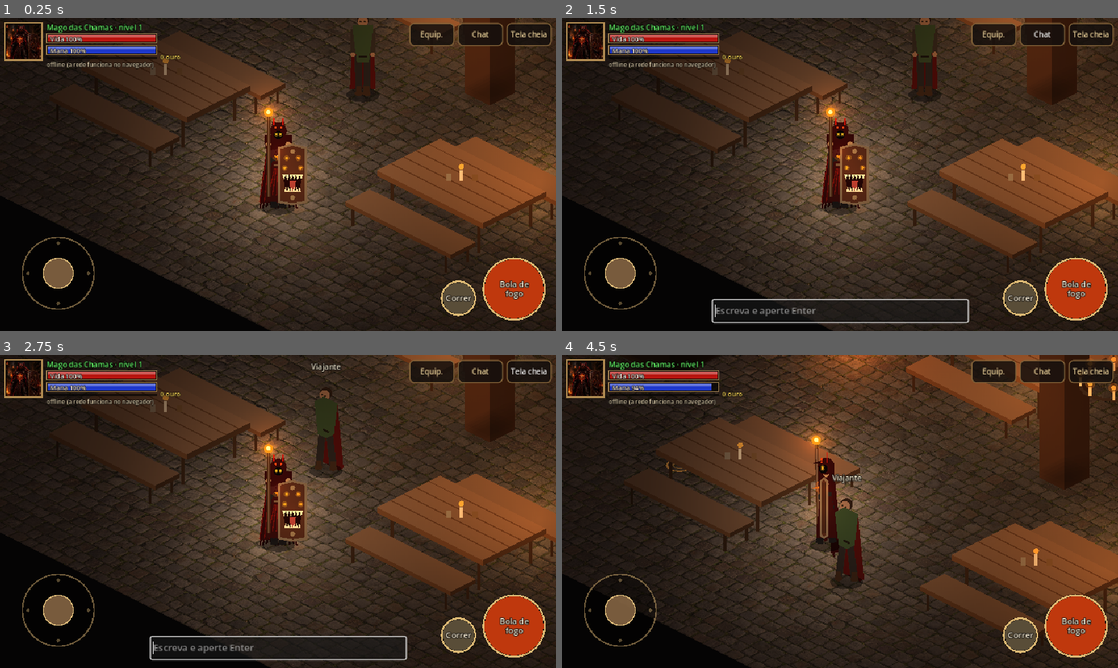
Above: before the commit, frames 1-4 (two rows, left to right).
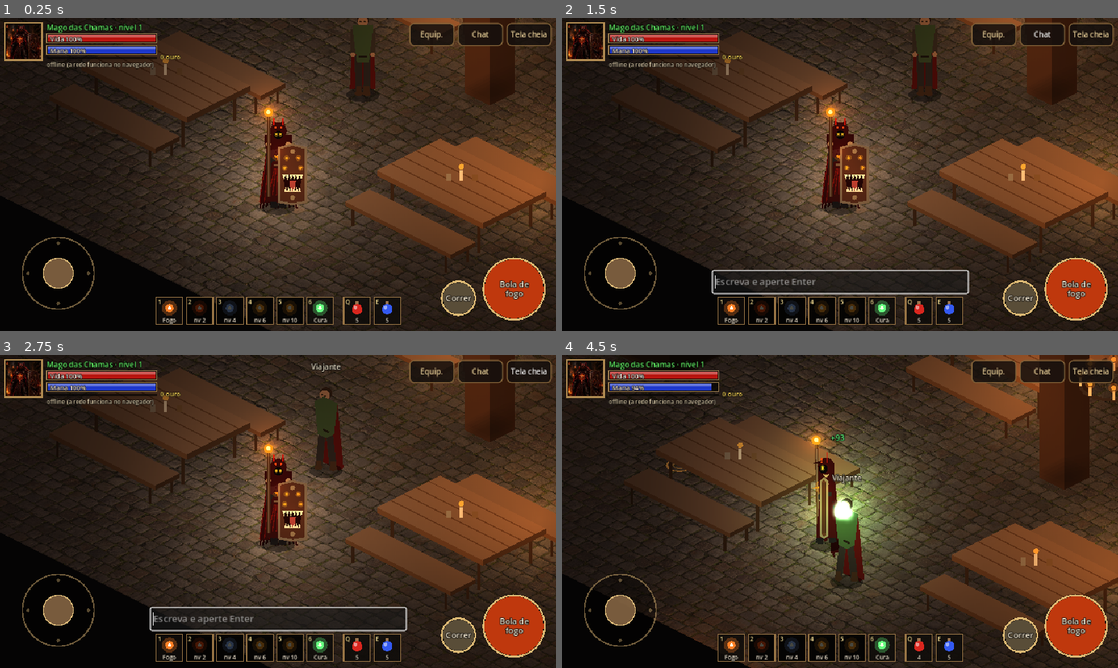
Above: after the commit, the same moments.

Repository: GuigaToledo/arson
Game: Godot game, scene res://scenes/tavern.tscn
Same seed, same stepped clock (60 frames per second), same inputs: the game is played once before the commit and once after it. This scene is started directly instead of the project's main scene.
Inputs (mouse positions are in pixels of both pictures, inside the frame that each line leads up to):
- Up to frame 1 (0.25 s): no input
- Up to frame 2 (1.5 s): click "Equip." at 0.5 s; click "Chat" at 1.25 s
- Up to frame 3 (2.75 s): click "Tela cheia" at 2 s
- Up to frame 4 (4.5 s): tap Enter at 2.75 s; move the mouse to (812, 574) at 2.77 s; hold Up (ui_up) 2.78-3.5 s; tap 1 at 2.85 s; click (812, 574) at 2.92 s; tap Space at 3.02, 3.32 s; tap 6 at 3.05 s; drag from (1006, 558) to (812, 574) at 3.52 s; move the mouse to (673, 464) at 4.27 s; hold Left (ui_left) from 4.28 s (still down); tap Q at 4.35 s; click (673, 464) at 4.42 s

The runs differ from the first frame. In frame 1, 2.1% of the frame differs, in the area x 28-73%, y 89-98%; in frame 2, 3.1%; in frame 3, 3.1%; in frame 4, 9.5%, in the area x 17-73%, y 0-100%.

Commit message:
Godot: 6 magias do mago (bola de fogo, sopro em cone, corrente elétrica, meteoro, nova, cura), barra de atalhos 1-6/Numpad tocável, poções Q/E, recargas; especificação do sistema de magias em docs/magias.md
Co-Authored-By: Claude Opus 5.5 <noreply@anthropic.com>

Diff:
--- a/godot/scripts/character/player.gd
+++ b/godot/scripts/character/player.gd
@@ -76,6 +76,8 @@
 	if c.load(SAVE_PATH) == OK:
 		xp = int(c.get_value("jogador", "xp", 0))
 		gold = int(c.get_value("jogador", "ouro", 0))
+		hp_pot = int(c.get_value("jogador", "pocao_vida", 5))
+		mp_pot = int(c.get_value("jogador", "pocao_mana", 5))
 	level = Rules.level_for(xp)
 	_recalc()
 	hp = max_hp
@@ -87,6 +89,8 @@
 	c.set_value("jogador", "xp", xp)
 	c.set_value("jogador", "ouro", gold)
 	c.set_value("jogador", "nivel", level)
+	c.set_value("jogador", "pocao_vida", hp_pot)
+	c.set_value("jogador", "pocao_mana", mp_pot)
 	c.save(SAVE_PATH)
 
 
@@ -177,24 +181,168 @@
 	return best
 
 
-## Bola de fogo: gasta mana; vai no alvo se houver, senão na direção indicada (posição no mundo).
+## Magias do mago (como na versão 3D). range/radius em tiles; poder = base + perL × nível.
+const SPELLS := [
+	{"k": "ignis", "nome": "Bola de Fogo", "curto": "Fogo", "lvl": 1, "mana": 12, "cd": 0.8, "type": "fireball", "base": 28.0, "perL": 4.0},
+	{"k": "sopro", "nome": "Sopro de Chamas", "curto": "Sopro", "lvl": 2, "mana": 30, "cd": 3.0, "type": "cone", "range": 4.5, "ang": 0.6, "base": 30.0, "perL": 4.5},
+	{"k": "corrente", "nome": "Corrente Elétrica", "curto": "Raio", "lvl": 4, "mana": 40, "cd": 3.5, "type": "chain", "range": 7.0, "jumps": 6, "jumpR": 3.6, "decay": 0.85, "base": 34.0, "perL": 5.0},
+	{"k": "meteoro", "nome": "Meteoro", "curto": "Meteoro", "lvl": 6, "mana": 65, "cd": 5.0, "type": "area", "at": "aim", "range": 8.0, "radius": 2.3, "delay": 0.7, "base": 48.0, "perL": 6.0},
+	{"k": "nova", "nome": "Nova Flamejante", "curto": "Nova", "lvl": 10, "mana": 90, "cd": 7.0, "type": "area", "at": "self", "radius": 3.4, "delay": 0.0, "base": 52.0, "perL": 6.0},
+	{"k": "cura", "nome": "Cura", "curto": "Cura", "lvl": 1, "mana": 25, "cd": 1.0, "type": "heal", "base": 30.0, "perL": 4.0},
+]
+var cds := {}
+var hp_pot := 5
+var mp_pot := 5
+var _pot_cd := 0.0
+
+
+func _msg(t: String, c := Color(1, 0.8, 0.5)) -> void:
+	CombatText.add(global_position + Vector2(0, -100), t, c)
+
+
+## Bola de fogo (botão do celular, botão direito, tecla 1).
 func cast_at(world_pos = null) -> void:
-	if dead or mp < CAST_COST or _action_time > 0.0:
-		return
-	mp -= CAST_COST
-	var d := Iso.dir_vector(facing)
-	if world_pos == null and _alive_foe():
-		world_pos = foe.global_position
-	if world_pos != null and (world_pos - global_position).length() > 4.0:
-		d = (world_pos - global_position).normalized()
-		facing = Iso.dir_from_vector(d)
-	play_action("cast", 0.5)
-	var fb := Fireball.new()
-	fb.dir = d
-	fb.power = 28.0 + 4.0 * level
-	fb.caster = self
-	fb.global_position = global_position + Iso.ground_velocity(d, 1.0) * 18.0
-	get_parent().add_child(fb)
+	cast_slot(0, world_pos)
+
+
+func spell_power(s: Dictionary) -> float:
+	return float(s.base) + float(s.perL) * level
+
+
+## Lança a magia `i`. Mira: no alvo se houver; senão na posição indicada; senão à frente.
+func cast_slot(i: int, world_pos = null) -> void:
+	if dead or i < 0 or i >= SPELLS.size() or _action_time > 0.0:
+		return
+	var s: Dictionary = SPELLS[i]
+	if level < int(s.lvl):
+		_msg("%s: nível %d" % [s.nome, s.lvl])
+		return
+	if float(cds.get(s.k, 0.0)) > 0.0:
+		return
+	if mp < float(s.mana):
+		_msg("Mana insuficiente", Color(0.5, 0.7, 1))
+		return
+	if s.type != "heal" and Rules.is_safe(global_position):
+		_msg("Não dá para atacar na vila")
+		return
+	var aim: Vector2 = global_position + Iso.dir_vector(facing) * 120.0
+	if _alive_foe():
+		aim = foe.global_position
+	elif world_pos != null:
+		aim = world_pos
+	var ok := true
+	match s.type:
+		"fireball":
+			var d := (aim - global_position).normalized() if (aim - global_position).length() > 4.0 else Iso.dir_vector(facing)
+			var fb := Fireball.new()
+			fb.dir = d
+			fb.power = spell_power(s)
+			fb.caster = self
+			fb.global_position = global_position + Iso.ground_velocity(d, 1.0) * 18.0
+			get_parent().add_child(fb)
+		"cone":
+			var gd := Iso.to_grid(aim) - Iso.to_grid(global_position)
+			if gd.length() < 0.01:
+				gd = Iso.to_grid(global_position + Iso.dir_vector(facing)) - Iso.to_grid(global_position)
+			gd = gd.normalized()
+			var screen_dir := (Iso.to_screen(Iso.to_grid(global_position) + gd) - global_position).normalized()
+			SpellFx.cone(get_parent(), global_position, screen_dir, float(s.range) * 64.0, float(s.ang))
+			for m in _monsters():
+				var v := Iso.to_grid(m.global_position) - Iso.to_grid(global_position)
+				if v.length() <= float(s.range) + 0.3 and (v.length() < 0.7 or absf(v.angle_to(gd)) <= float(s.ang) + 0.15):
+					m.take_damage(Rules.roll(spell_power(s), float(m.info.def)), self)
+		"chain":
+			var first: Node2D = foe if _alive_foe() and Rules.gdist(global_position, foe.global_position) <= float(s.range) + 1.0 else _nearest_to(aim, 2.5, {})
+			if first == null or Rules.gdist(global_position, first.global_position) > float(s.range) + 1.0:
+				first = _nearest_to(global_position, float(s.range), {})
+			if first == null:
+				_msg("Nenhum alvo ao alcance")
+				ok = false
+			else:
+				var hit := {}
+				var pts := [global_position]
+				var pw := spell_power(s)
+				var m: Node2D = first
+				for j in int(s.jumps):
+					if m == null:
+						break
+					hit[m] = true
+					pts.append(m.global_position)
+					m.take_damage(Rules.roll(pw, float(m.info.def)), self)
+					pw *= float(s.decay)
+					m = _nearest_to(m.global_position, float(s.jumpR), hit)
+				SpellFx.lightning(get_parent(), pts)
+		"area":
+			var cg := Iso.to_grid(global_position)
+			if s.at == "aim":
+				var tg := Iso.to_grid(aim) - cg
+				if tg.length() > float(s.range):
+					tg = tg.normalized() * float(s.range)
+				cg += tg
+			var center := Iso.to_screen(cg)
+			var pw2 := spell_power(s)
+			var rad := float(s.radius)
+			var boom := func():
+				for m2 in _monsters():
+					if Iso.to_grid(m2.global_position).distance_to(cg) <= rad + 0.3:
+						m2.take_damage(Rules.roll(pw2, float(m2.info.def)), self)
+			if float(s.delay) > 0.0:
+				SpellFx.meteor(get_parent(), center, float(s.delay), rad, boom)
+			else:
+				SpellFx.explosion(get_parent(), center, rad)
+				boom.call()
+		"heal":
+			var v2 := Rules.roll(spell_power(s))
+			hp = minf(max_hp, hp + v2)
+			CombatText.add(global_position + Vector2(0, -92), "+%d" % v2, Color(0.4, 1, 0.5))
+			SpellFx.heal(get_parent(), global_position)
+	if not ok:
+		return
+	mp -= float(s.mana)
+	cds[s.k] = float(s.cd)
+	if s.type != "heal":
+		facing = Iso.dir_from_vector(aim - global_position) if (aim - global_position).length() > 4.0 else facing
+	play_action("cast", 0.45)
+
+
+func _monsters() -> Array:
+	return get_tree().get_nodes_in_group("monsters").filter(func(m): return not m.dead)
+
+
+func _nearest_to(p: Vector2, r_tiles: float, skip: Dictionary) -> Node2D:
+	var best: Node2D = null
+	var bd := r_tiles
+	for m in _monsters():
+		if skip.has(m):
+			continue
+		var d := Rules.gdist(p, m.global_position)
+		if d <= bd:
+			bd = d
+			best = m
+	return best
+
+
+func use_pot(kind: String) -> void:
+	if dead or _pot_cd > 0.0:
+		return
+	if kind == "hp":
+		if hp_pot <= 0:
+			_msg("Sem poções de vida")
+			return
+		hp_pot -= 1
+		var v := 90 + 3 * level
+		hp = minf(max_hp, hp + v)
+		CombatText.add(global_position + Vector2(0, -92), "+%d" % v, Color(0.4, 1, 0.5))
+		SpellFx.heal(get_parent(), global_position)
+	else:
+		if mp_pot <= 0:
+			_msg("Sem poções de mana")
+			return
+		mp_pot -= 1
+		var v2 := 60 + 3 * level
+		mp = minf(max_mp, mp + v2)
+		CombatText.add(global_position + Vector2(0, -92), "+%d mana" % v2, Color(0.45, 0.65, 1))
+	_pot_cd = 1.0
 
 
 func _auto_attack(delta: float) -> void:
@@ -226,6 +374,9 @@
 		return
 	mp = minf(max_mp, mp + delta * 4.0)
 	hp = minf(max_hp, hp + delta * (3.0 if Rules.is_safe(global_position) else 1.0))
+	for k in cds:
+		cds[k] = maxf(0.0, float(cds[k]) - delta)
+	_pot_cd -= delta
 	_auto_attack(delta)
 	_save_t -= delta
 	if _save_t <= 0.0:
@@ -251,9 +402,16 @@
 		target = get_global_mouse_position()
 	var k := ev as InputEventKey
 	if get_viewport().gui_get_focus_owner() == null and k and k.pressed and not k.echo:
-		if k.physical_keycode == KEY_1:
-			cast_at()
-		elif k.physical_keycode == KEY_SPACE:
+		var kc := k.physical_keycode
+		if kc >= KEY_1 and kc <= KEY_6:
+			cast_slot(kc - KEY_1, get_global_mouse_position())
+		elif kc >= KEY_KP_1 and kc <= KEY_KP_6:
+			cast_slot(kc - KEY_KP_1, get_global_mouse_position())
+		elif kc == KEY_Q:
+			use_pot("hp")
+		elif kc == KEY_E:
+			use_pot("mp")
+		elif kc == KEY_SPACE:
 			target_nearest()
 			get_viewport().set_input_as_handled()
 
--- a/godot/scripts/ui/hud.gd
+++ b/godot/scripts/ui/hud.gd
@@ -20,6 +20,7 @@
 var chat_input: LineEdit
 var rotate_msg: Label
 var names: NameTags
+var spellbar: SpellBar
 var _joy_idx := -1
 var _lines: PackedStringArray = PackedStringArray()
 
@@ -117,12 +118,22 @@
 	run_btn.offset_bottom = -26
 	root.add_child(run_btn)
 
+	# barra de magias e poções (teclas 1-6 / Numpad, Q e E; também tocável)
+	spellbar = SpellBar.new()
+	spellbar.player = player
+	spellbar.set_anchors_preset(Control.PRESET_CENTER_BOTTOM)
+	spellbar.offset_left = -211
+	spellbar.offset_right = 211
+	spellbar.offset_top = -58
+	spellbar.offset_bottom = -10
+	root.add_child(spellbar)
+
 	chat_log = _label(13, Color(0.95, 0.9, 0.6))
 	chat_log.set_anchors_preset(Control.PRESET_CENTER_BOTTOM)
 	chat_log.offset_left = -220
 	chat_log.offset_right = 220
-	chat_log.offset_top = -170
-	chat_log.offset_bottom = -60
+	chat_log.offset_top = -220
+	chat_log.offset_bottom = -110
 	chat_log.vertical_alignment = VERTICAL_ALIGNMENT_BOTTOM
 	chat_log.autowrap_mode = TextServer.AUTOWRAP_WORD_SMART
 	root.add_child(chat_log)
@@ -133,8 +144,8 @@
 	chat_input.set_anchors_preset(Control.PRESET_CENTER_BOTTOM)
 	chat_input.offset_left = -220
 	chat_input.offset_right = 220
-	chat_input.offset_top = -54
-	chat_input.offset_bottom = -16
+	chat_input.offset_top = -104
+	chat_input.offset_bottom = -66
 	chat_input.visible = false
 	chat_input.text_submitted.connect(_on_submit)
 	root.add_child(chat_input)
@@ -188,10 +199,19 @@
 
 
 func _over_controls(pos: Vector2) -> bool:
-	return joystick.hit(pos) or fire_btn.hit(pos) or run_btn.hit(pos)
+	return joystick.hit(pos) or fire_btn.hit(pos) or run_btn.hit(pos) or spellbar.slot_at(pos) >= 0
 
 
 func _start(pos: Vector2, idx: int) -> bool:
+	var si := spellbar.slot_at(pos)
+	if si >= 0:
+		if si < Player.SPELLS.size():
+			player.cast_slot(si)
+		elif si == Player.SPELLS.size():
+			player.use_pot("hp")
+		else:
+			player.use_pot("mp")
+		return true
 	if fire_btn.hit(pos):
 		fire_btn.flash()
 		player.cast_at()
@@ -233,6 +253,7 @@
 	bars.sub = "%s %s" % [net.status, online]
 	CombatText.step(get_process_delta_time())
 	names.foe = player.foe
+	spellbar.queue_redraw()
 	bars.queue_redraw()
 	fire_btn.enabled = player.mp >= Player.CAST_COST
 	fire_btn.queue_redraw()
@@ -353,6 +374,73 @@
 			var y := c.y + 5 + (i - (lines.size() - 1) * 0.5) * 16
 			draw_string_outline(font, Vector2(c.x - w * 0.5, y), lines[i], HORIZONTAL_ALIGNMENT_LEFT, -1, 14, 4, Color.BLACK)
 			draw_string(font, Vector2(c.x - w * 0.5, y), lines[i], HORIZONTAL_ALIGNMENT_LEFT, -1, 14, Color(1, 0.95, 0.85))
+
+
+## Barra de atalhos: 6 magias + 2 poções. Mostra recarga, nível bloqueado e falta de mana.
+class SpellBar:
+	extends Control
+	const SZ := 46.0
+	const GAP := 6.0
+	var player: Player
+
+	func _ready() -> void:
+		mouse_filter = Control.MOUSE_FILTER_IGNORE
+
+	func _rect(i: int) -> Rect2:
+		var x := i * (SZ + GAP) + (12.0 if i >= Player.SPELLS.size() else 0.0)
+		return Rect2(Vector2(x, 0), Vector2(SZ, SZ))
+
+	func slot_at(pos: Vector2) -> int:
+		if not visible:
+			return -1
+		var lp := pos - get_global_rect().position
+		for i in Player.SPELLS.size() + 2:
+			if _rect(i).has_point(lp):
+				return i
+		return -1
+
+	func _draw() -> void:
+		if player == null:
+			return
+		var font := ThemeDB.fallback_font
+		var n := Player.SPELLS.size()
+		for i in n + 2:
+			var r := _rect(i)
+			draw_rect(r, Color(0.06, 0.05, 0.04, 0.88))
+			var c := r.get_center() + Vector2(0, -5)
+			var key := ""
+			var label := ""
+			if i < n:
+				var s: Dictionary = Player.SPELLS[i]
+				var col: Color = {"fireball": Color(1, 0.5, 0.15), "cone": Color(1, 0.32, 0.08), "chain": Color(0.55, 0.72, 1), "area": Color(1, 0.62, 0.15), "heal": Color(0.4, 1, 0.5)}[s.type]
+				draw_circle(c, 13, Color(col, 0.3))
+				draw_circle(c, 7, col)
+				draw_circle(c, 3, Color(1, 1, 0.9))
+				key = str(i + 1)
+				label = s.curto
+				var cd := float(player.cds.get(s.k, 0.0))
+				if player.level < int(s.lvl):
+					draw_rect(r, Color(0, 0, 0, 0.72))
+					label = "nv %d" % s.lvl
+				elif cd > 0.0:
+					var f := cd / float(s.cd)
+					draw_rect(Rect2(r.position + Vector2(0, r.size.y * (1.0 - f)), Vector2(r.size.x, r.size.y * f)), Color(0, 0, 0, 0.65))
+				elif player.mp < float(s.mana):
+					draw_rect(r, Color(0, 0, 0.15, 0.5))
+			else:
+				var hpk := i == n
+				var col2 := Color(0.85, 0.15, 0.12) if hpk else Color(0.2, 0.35, 0.95)
+				draw_rect(Rect2(c + Vector2(-3, -12), Vector2(6, 6)), Color(0.6, 0.45, 0.3))
+				draw_circle(c + Vector2(0, 2), 9, col2)
+				draw_circle(c + Vector2(-3, -1), 3, Color(1, 1, 1, 0.5))
+				key = "Q" if hpk else "E"
+				label = str(player.hp_pot if hpk else player.mp_pot)
+			draw_rect(r, Color(0.6, 0.46, 0.27), false, 1.5)
+			draw_string_outline(font, r.position + Vector2(3, 11), key, HORIZONTAL_ALIGNMENT_LEFT, -1, 10, 3, Color.BLACK)
+			draw_string(font, r.position + Vector2(3, 11), key, HORIZONTAL_ALIGNMENT_LEFT, -1, 10, Color(1, 0.9, 0.6))
+			var lw := font.get_string_size(label, HORIZONTAL_ALIGNMENT_LEFT, -1, 10).x
+			draw_string_outline(font, Vector2(r.get_center().x - lw * 0.5, r.end.y - 3), label, HORIZONTAL_ALIGNMENT_LEFT, -1, 10, 3, Color.BLACK)
+			draw_string(font, Vector2(r.get_center().x - lw * 0.5, r.end.y - 3), label, HORIZONTAL_ALIGNMENT_LEFT, -1, 10, Color(0.95, 0.9, 0.82))
 
 
 ## Retrato + barras de vida e mana.
--- a/godot/scripts/world/island.gd
+++ b/godot/scripts/world/island.gd
@@ -238,12 +238,17 @@
 	if m == null:
 		return
 	player.global_position = m.home + Vector2(120, 40)
+	# nível alto só no teste, para lançar todas as magias
+	player.level = 12
+	player._recalc()
+	player.mp = player.max_mp
 	for i in 30:
 		await get_tree().create_timer(0.25).timeout
 		if not player._alive_foe():
 			player.target_nearest()
 		if i % 4 == 0:
-			player.cast_at()
+			player.mp = player.max_mp
+			player.cast_slot((i / 4) % Player.SPELLS.size())
 	print("TESTE nivel=", player.level, " xp=", player.xp, " ouro=", player.gold, " vida=", int(player.hp), " alvo_vivo=", player._alive_foe())
 
 
--- /dev/null
+++ b/godot/scripts/world/spell_fx.gd
@@ -0,0 +1,219 @@
+class_name SpellFx
+extends RefCounted
+## Efeitos visuais das magias: explosão, anel de área, raio em corrente, cone de fogo,
+## meteoro caindo e brilho de cura. Tudo brilha (soma de cor) e ignora a escuridão da cena.
+
+## raio em tiles -> semieixo horizontal da elipse na tela (losango 128x64)
+const TILE_RX := 90.5
+
+
+static func _add_mat() -> CanvasItemMaterial:
+	var m := CanvasItemMaterial.new()
+	m.blend_mode = CanvasItemMaterial.BLEND_MODE_ADD
+	m.light_mode = CanvasItemMaterial.LIGHT_MODE_UNSHADED
+	return m
+
+
+static func _ramp(a: Color, b: Color) -> Gradient:
+	var g := Gradient.new()
+	g.set_color(0, a)
+	g.set_color(1, Color(b, 0))
+	return g
+
+
+static func burst(parent: Node, pos: Vector2, amount: int, speed: float, life: float, size: float, a: Color, b: Color, up := 0.0) -> void:
+	var p := CPUParticles2D.new()
+	p.amount = amount
+	p.lifetime = life
+	p.one_shot = true
+	p.explosiveness = 0.95
+	p.texture = LightKit.radial()
+	p.material = _add_mat()
+	p.spread = 180.0
+	p.gravity = Vector2(0, -up)
+	p.initial_velocity_min = speed * 0.3
+	p.initial_velocity_max = speed
+	p.scale_amount_min = size * 0.5
+	p.scale_amount_max = size
+	p.color_ramp = _ramp(a, b)
+	p.position = pos
+	p.z_index = 5
+	parent.add_child(p)
+	p.emitting = true
+	p.get_tree().create_timer(life + 0.3).timeout.connect(p.queue_free)
+
+
+static func flash(parent: Node, pos: Vector2, color: Color, energy: float, scale: float, dur: float) -> void:
+	var l := LightKit.make(color, energy, scale, false, 0.0)
+	l.position = pos
+	parent.add_child(l)
+	var tw := l.create_tween()
+	tw.tween_property(l, "energy", 0.0, dur)
+	tw.tween_callback(l.queue_free)
+
+
+static func explosion(parent: Node, pos: Vector2, radius_tiles: float) -> void:
+	burst(parent, pos + Vector2(0, -10), int(60 + radius_tiles * 30), 120.0 + radius_tiles * 80.0, 0.7, 0.22, Color(1, 0.9, 0.6), Color(0.7, 0.1, 0.02), 40.0)
+	burst(parent, pos, 24, 60.0, 1.2, 0.3, Color(0.35, 0.3, 0.28), Color(0.1, 0.1, 0.1), 30.0)
+	flash(parent, pos + Vector2(0, -20), Color(1, 0.55, 0.2), 3.0, 1.2 + radius_tiles * 0.8, 0.7)
+	ring(parent, pos, radius_tiles, Color(1, 0.7, 0.3), 0.6)
+
+
+## Anel que se expande no chão (área da magia).
+static func ring(parent: Node, pos: Vector2, radius_tiles: float, color: Color, dur: float, grow := true) -> Node2D:
+	var r := Ring.new()
+	r.position = pos
+	r.rx = radius_tiles * TILE_RX
+	r.color = color
+	r.dur = dur
+	r.grow = grow
+	parent.add_child(r)
+	return r
+
+
+## Raio que pula de um ponto a outro (corrente elétrica).
+static func lightning(parent: Node, pts: Array) -> void:
+	var z := Lightning.new()
+	z.pts = pts
+	parent.add_child(z)
+	for p in pts:
+		flash(parent, p, Color(0.55, 0.7, 1.0), 1.6, 0.8, 0.4)
+		burst(parent, p, 14, 90.0, 0.35, 0.08, Color(0.9, 0.95, 1), Color(0.3, 0.45, 1))
+
+
+## Jato de fogo em cone.
+static func cone(parent: Node, pos: Vector2, dir: Vector2, length_px: float, half_ang: float) -> void:
+	var p := CPUParticles2D.new()
+	p.amount = 90
+	p.lifetime = 0.55
+	p.one_shot = true
+	p.explosiveness = 0.6
+	p.texture = LightKit.radial()
+	p.material = _add_mat()
+	p.direction = dir
+	p.spread = rad_to_deg(half_ang)
+	p.initial_velocity_min = length_px * 1.3
+	p.initial_velocity_max = length_px * 2.1
+	p.damping_min = length_px * 1.5
+	p.damping_max = length_px * 2.5
+	p.scale_amount_min = 0.12
+	p.scale_amount_max = 0.3
+	p.color_ramp = _ramp(Color(1, 0.85, 0.5), Color(0.8, 0.12, 0.02))
+	p.position = pos + Vector2(0, -40)
+	p.z_index = 5
+	parent.add_child(p)
+	p.emitting = true
+	p.get_tree().create_timer(1.0).timeout.connect(p.queue_free)
+	flash(parent, pos + dir * length_px * 0.5, Color(1, 0.5, 0.15), 2.2, 1.6, 0.6)
+
+
+## Meteoro: cai do céu em `delay` segundos e chama `on_impact`.
+static func meteor(parent: Node, at: Vector2, delay: float, radius_tiles: float, on_impact: Callable) -> void:
+	var m := Meteor.new()
+	m.target = at
+	m.delay = delay
+	m.radius_tiles = radius_tiles
+	m.on_impact = on_impact
+	parent.add_child(m)
+
+
+static func heal(parent: Node, pos: Vector2) -> void:
+	burst(parent, pos + Vector2(0, -30), 30, 50.0, 1.0, 0.08, Color(0.75, 1, 0.75), Color(0.1, 0.8, 0.3), 70.0)
+	flash(parent, pos + Vector2(0, -30), Color(0.4, 1, 0.5), 1.5, 1.0, 0.7)
+
+
+class Ring:
+	extends Node2D
+	var rx := 90.0
+	var color := Color.WHITE
+	var dur := 0.6
+	var grow := true
+	var _t := 0.0
+
+	func _ready() -> void:
+		material = SpellFx._add_mat()
+		z_index = -4
+
+	func _process(delta: float) -> void:
+		_t += delta
+		if _t >= dur:
+			queue_free()
+			return
+		queue_redraw()
+
+	func _draw() -> void:
+		var k := _t / dur
+		var r := rx * (0.3 + 0.7 * k) if grow else rx
+		draw_set_transform(Vector2.ZERO, 0.0, Vector2(1, 0.5))
+		draw_arc(Vector2.ZERO, r, 0, TAU, 64, Color(color, 1.0 - k), 4.0 * (1.0 - k) + 1.0)
+		if not grow:
+			draw_circle(Vector2.ZERO, r, Color(color, 0.12 * (1.0 - k)))
+		draw_set_transform(Vector2.ZERO, 0.0, Vector2.ONE)
+
+
+class Lightning:
+	extends Node2D
+	var pts: Array = []
+	var _t := 0.0
+
+	func _ready() -> void:
+		material = SpellFx._add_mat()
+		z_index = 6
+
+	func _process(delta: float) -> void:
+		_t += delta
+		if _t > 0.45:
+			queue_free()
+			return
+		queue_redraw()
+
+	func _draw() -> void:
+		var a := 1.0 - _t / 0.45
+		for s in pts.size() - 1:
+			var p0: Vector2 = pts[s] + Vector2(0, -45)
+			var p1: Vector2 = pts[s + 1] + Vector2(0, -45)
+			var line := PackedVector2Array([p0])
+			for k in range(1, 8):
+				var q := p0.lerp(p1, k / 8.0) + Vector2(randf_range(-9, 9), randf_range(-9, 9))
+				line.append(q)
+			line.append(p1)
+			draw_polyline(line, Color(0.35, 0.5, 1.0, 0.35 * a), 9.0)
+			draw_polyline(line, Color(0.7, 0.82, 1.0, 0.85 * a), 3.5)
+			draw_polyline(line, Color(1, 1, 1, a), 1.4)
+
+
+class Meteor:
+	extends Node2D
+	var target := Vector2.ZERO
+	var delay := 0.7
+	var radius_tiles := 2.0
+	var on_impact: Callable
+	var _t := 0.0
+	var _ring: Node2D
+	var _light: PointLight2D
+
+	func _ready() -> void:
+		material = SpellFx._add_mat()
+		z_index = 6
+		_ring = SpellFx.ring(get_parent(), target, radius_tiles, Color(1, 0.3, 0.1), delay, false)
+		_light = LightKit.make(Color(1, 0.55, 0.2), 2.0, 1.2, false, 0.2)
+		add_child(_light)
+
+	func _process(delta: float) -> void:
+		_t += delta
+		var k := clampf(_t / delay, 0, 1)
+		position = target + Vector2(220, -520) * (1.0 - k)
+		queue_redraw()
+		if k >= 1.0:
+			SpellFx.explosion(get_parent(), target, radius_tiles)
+			if on_impact.is_valid():
+				on_impact.call()
+			queue_free()
+
+	func _draw() -> void:
+		draw_circle(Vector2.ZERO, 26, Color(1, 0.45, 0.1, 0.35))
+		draw_circle(Vector2.ZERO, 15, Color(1, 0.6, 0.2))
+		draw_circle(Vector2.ZERO, 8, Color(1, 0.95, 0.75))
+		for i in 6:
+			var d := Vector2(220, -520).normalized() * (20 + i * 14)
+			draw_circle(d, 12 - i * 1.6, Color(1, 0.4, 0.08, 0.5 - i * 0.07))
Not shown, added: godot/scripts/world/spell_fx.gd.uid
Not shown, added: godot/shaders/terrain.gdshader.uid
Not shown, added: docs/magias.md
